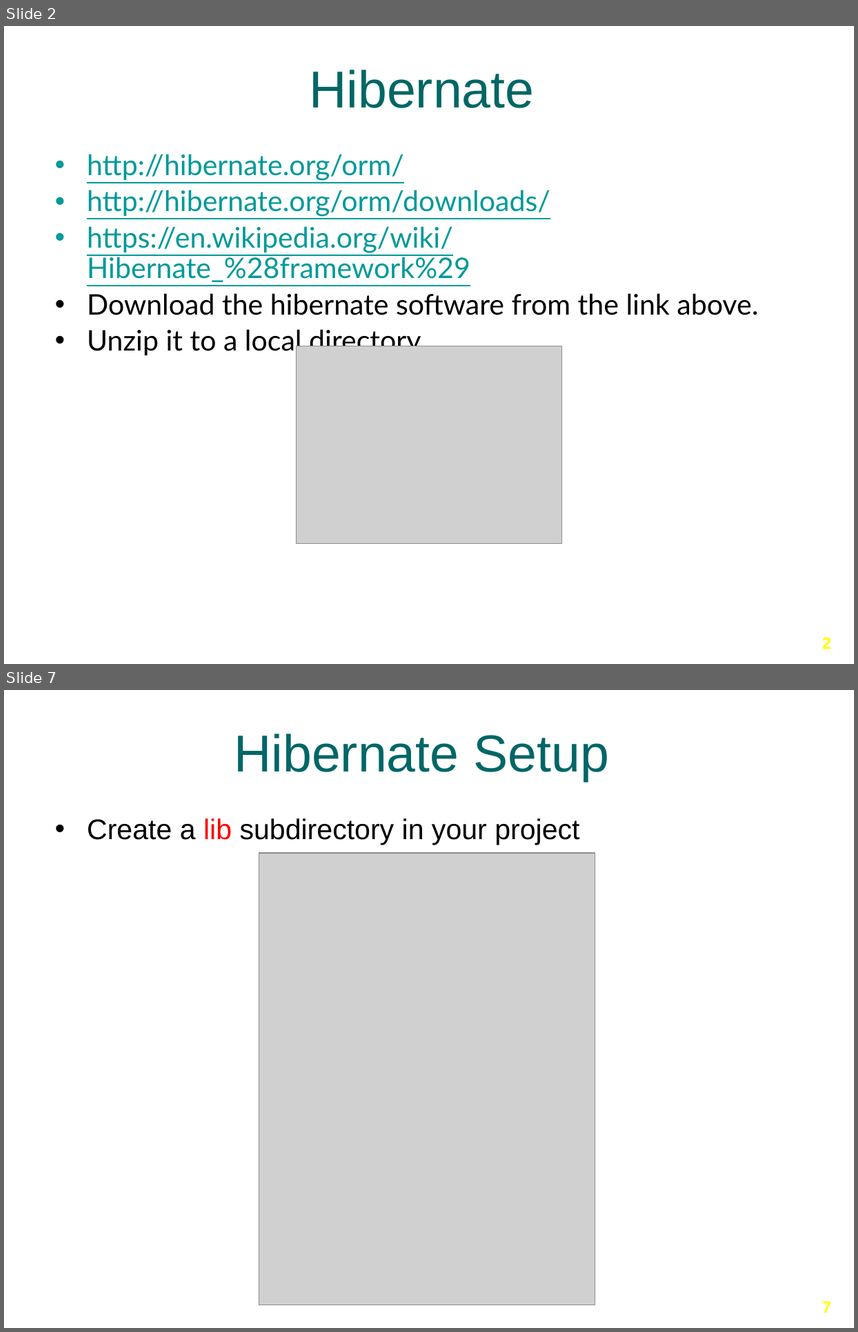
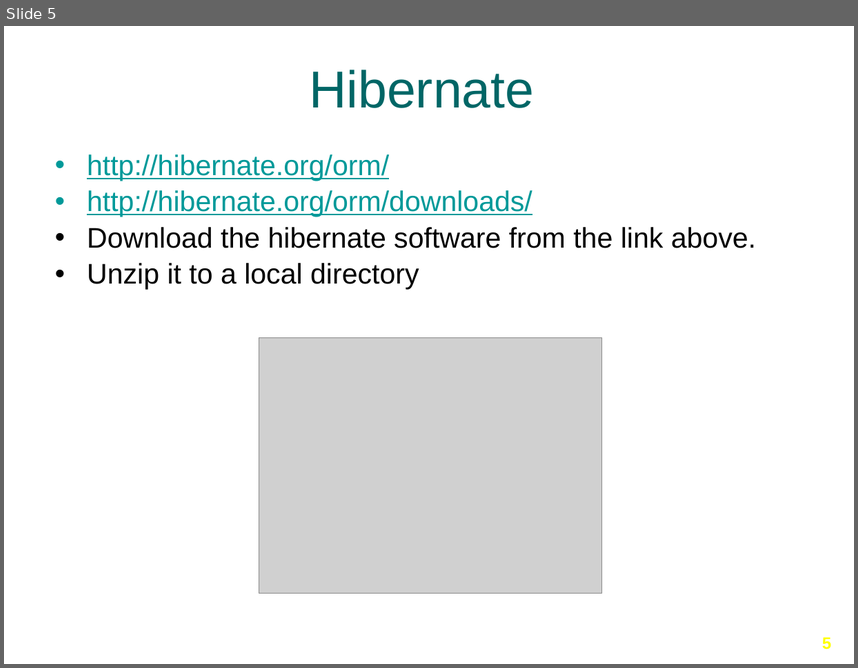
Before and after one commit to Ansilacerda/CIT360-Portfolio, a slide deck: Presentations/Hibernate/Hibernate-Part-1.pptx. Shown one above the other, each under a label of ours: slides 2 and 7 before the commit, slide 5 after it; the slides between them are not shown. The pictures are 858x1332 and 858x668 pixels, drawn with LibreOffice and Linux fonts; fonts in the diff are those of the drawing; grey boxes stand for pictures; background and template pictures are left out. Boxes give left, top, right and bottom in pixels: in the first picture for what was removed or moved away, otherwise in the second. Text is boxed around its words. In the diff, an @@ line names an element or a change of style, - is before the commit and + after.

Commit message:
Hibernate presentation

```diff
--- a/Presentations/Hibernate/Hibernate-Part-1.pptx
+++ b/Presentations/Hibernate/Hibernate-Part-1.pptx
@@ slide 7 removed at <box>4,690,854,1328</box>, background picture (left out) @@
@@ title removed at <box>234,733,609,781</box> @@
-Hibernate Setup
@@ text removed at <box>87,818,579,845</box> @@
-• Create a lib subdirectory in your project
@@ picture removed at <box>259,854,595,1305</box> @@
@@ page number removed at <box>822,1301,831,1312</box> @@
-7
@@ what was slide 2 is now slide 5 @@
@@ slide 5 changed as well @@
@@ text "http://hibernate.org/orm/" at <box>87,154,756,290</box>: font Lato to Arial @@
@@ text at <box>87,226,470,282</box>: paragraph removed @@
-• https://en.wikipedia.org/wiki/Hibernate_%28framework%29
@@ picture: place and size @@
-picture at <box>297,345,562,543</box>
+picture at <box>259,338,602,593</box>
@@ page number at <box>822,637,831,649</box>: text changed @@
-2
+5
```
Also in this commit, not shown: 2 other slides changed, 3 slides added, 17 other slides removed, 1 other file.
